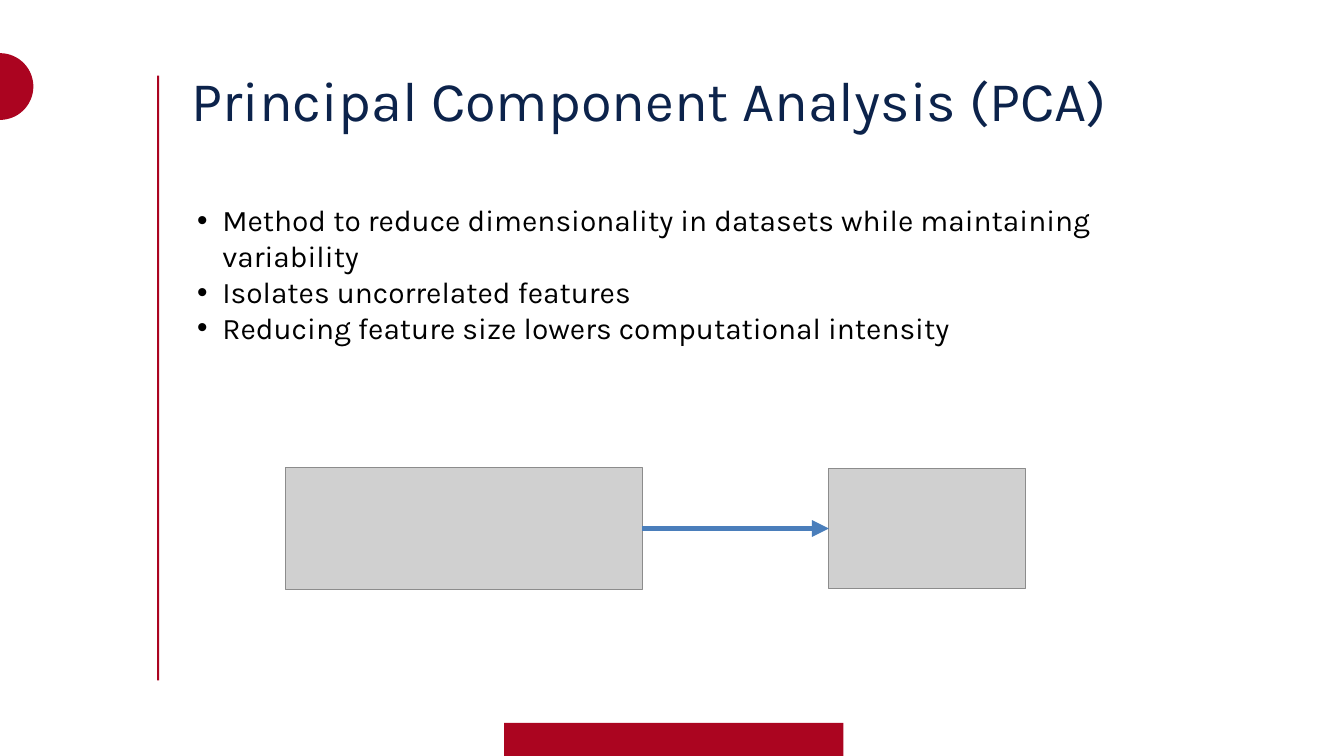
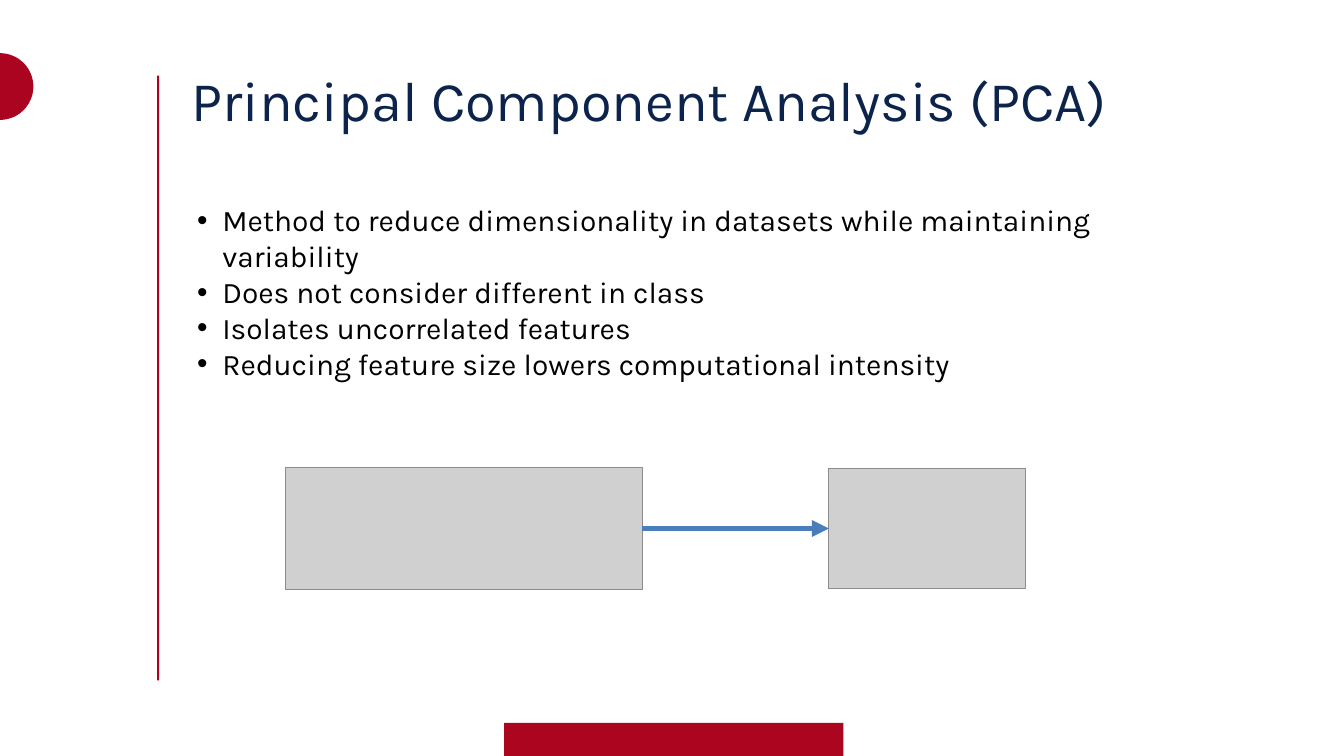
Before and after one commit to rileymawson/INFO_523_DAPC, a slide deck: slide 4 of DAPC_Info_523_RPM_BJMM.pptx. Drawn at 1344x756 pixels with LibreOffice and Linux fonts; fonts in the diff are those of the drawing; grey boxes stand for pictures; background and template pictures are left out. Boxes give left, top, right and bottom in pixels: in the first picture for what was removed or moved away, otherwise in the second. Text is boxed around its words. In the diff, an @@ line names an element or a change of style, - is before the commit and + after.

```diff
--- a/DAPC_Info_523_RPM_BJMM.pptx
+++ b/DAPC_Info_523_RPM_BJMM.pptx
@@ text at box(222, 282, 705, 304): paragraph added @@
+• Does not consider different in class
```
Also in this commit, not shown: 3 other slides changed, 4 slides added, 2 slides removed.
